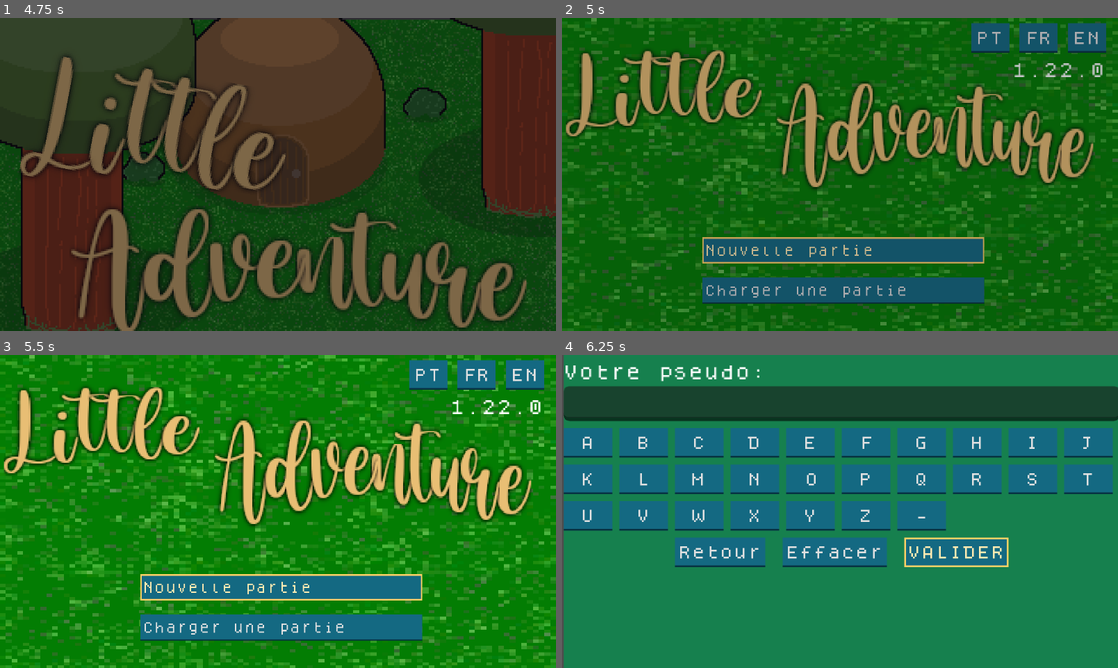
Above: before the commit, frames 1-4 (two rows, left to right).
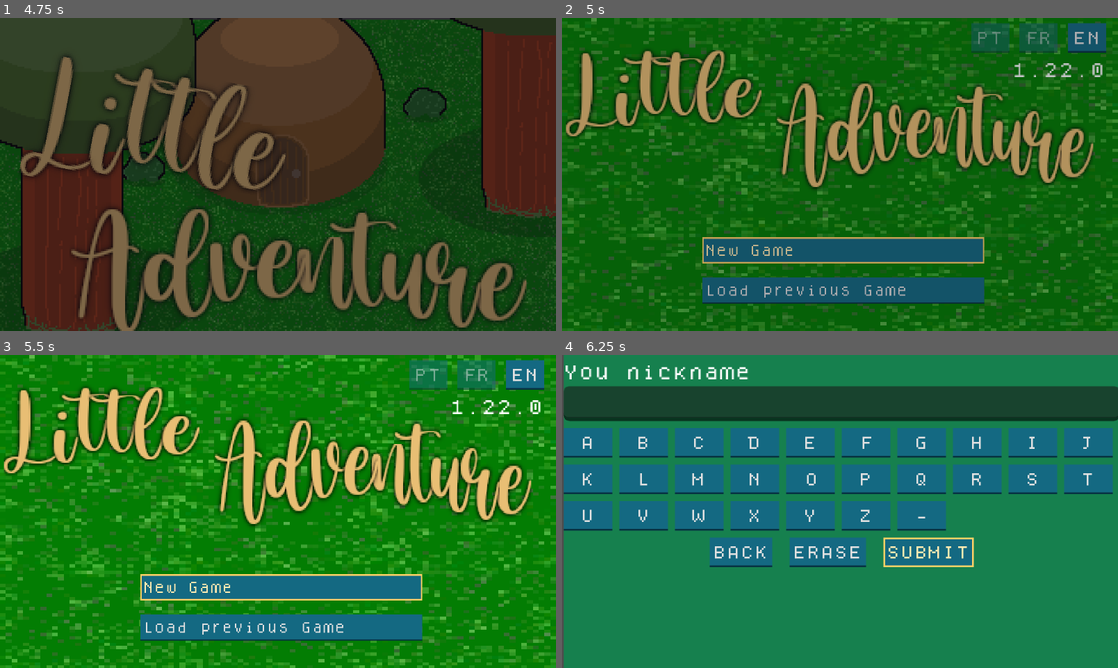
Above: after the commit, the same moments.

Repository: Pedra12/pokemon-rpg-android.
Game: Godot game, scene res://screens/game/boot.tscn
Two runs of this game, one before a commit and one after it. Both use one fixed random seed, a clock stepped at 60 frames per second and the inputs below.
Inputs (mouse positions are in pixels of both pictures, inside the frame that each line leads up to):
- Up to frame 1 (4.75 s): tap Enter (ui_accept) at 0.5, 0.77, 3.5, 3.77, 4.25 s; move the mouse to (400, 158) at 0.52 s; hold Right (ui_right) 0.53-1.25 s; hold Shift 0.53-1.25 s; click (400, 158) at 0.67 s; drag from (166, 190) to (250, 237) at 1.27 s; move the mouse to (333, 105) at 2.02 s; hold Right (ui_right) 2.03-2.75 s; tap Ctrl at 2.1 s; drag from (250, 237) to (111, 127) at 2.77 s; move the mouse to (444, 221) at 3.52 s; hold Left (ui_left) 3.53-4.25 s; tap Alt at 3.6 s; drag from (111, 127) to (194, 96) at 4.27 s
- Up to frame 2 (5 s): no input
- Up to frame 3 (5.5 s): click "Nouvelle partie" (after the commit: "New Game") at 5 s
- Up to frame 4 (6.25 s): click "Nouvelle partie" (after the commit: "New Game") at 5.75 s

Frame 1 is identical in both runs. In frame 2, 1.9% of the frame differs, in the area x 26-90%, y 1-90%; in frame 3, 1.9%; in frame 4, 3.3%, in the area x 0-81%, y 3-68%.
Error before the commit: Parse Error: Cannot find member "CAPTURE_ORB" in base "globalItems.gd.ID". (res://common/singletons/globalGame.gd:781)

Commit message:
Add capture sphere to item catalog

Diff:
--- a/game/common/singletons/globalItems.gd
+++ b/game/common/singletons/globalItems.gd
@@ -21,7 +21,8 @@
 
 	HONEY,
 
-	BUCKET
+	BUCKET,
+	CAPTURE_ORB
 
 	}
 
@@ -98,7 +99,13 @@
 		"common/items/things/bucket.png",
 		itemClass.TYPE.THING
 	)
-}
+,
+	ID.CAPTURE_ORB:itemClass.new(
+		"Esfera de captura",
+		"Uma esfera usada para capturar criaturas selvagens.",
+		"common/items/tools/capture-orb.svg",
+		itemClass.TYPE.THING
+	)}
 
 func getItem(key_):
 	var item=itemList[int(key_)]
